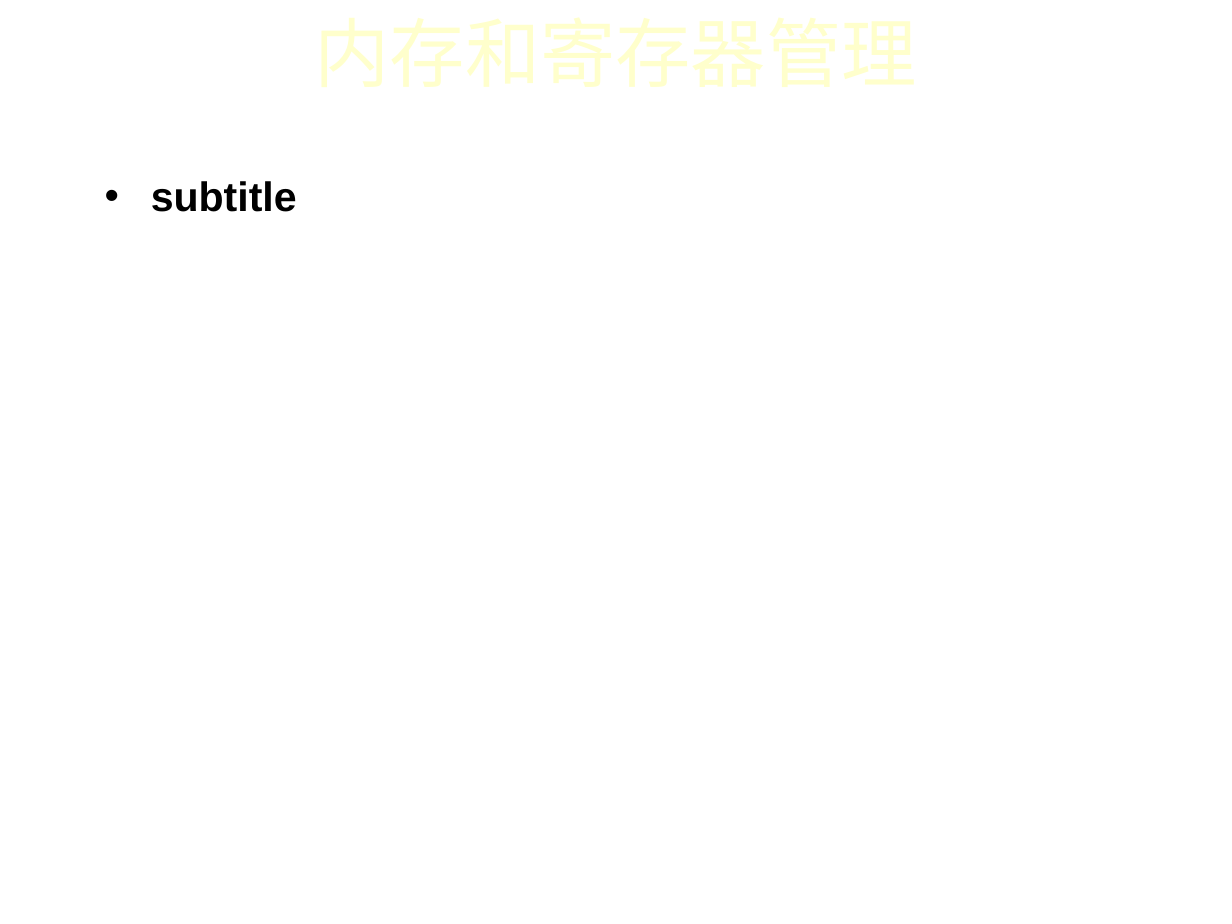
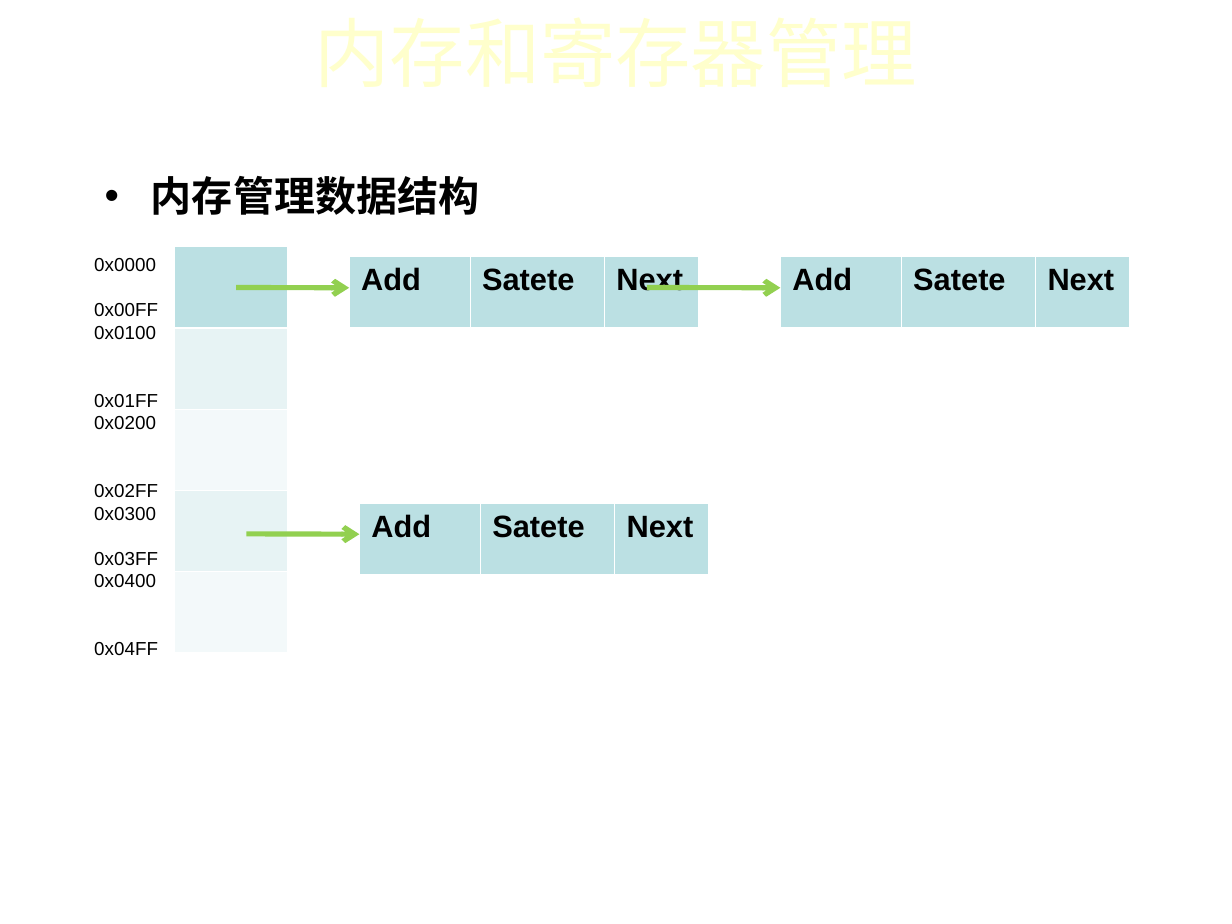
Before and after one commit to iidx/devilheart, a slide deck: slide 8 of doc/MS-Word.ppt. Drawn at 1232x924 pixels with LibreOffice and Linux fonts; fonts in the diff are those of the drawing; background and template pictures are left out. Boxes give left, top, right and bottom in pixels: in the first picture for what was removed or moved away, otherwise in the second. Text is boxed around its words. In the diff, an @@ line names an element or a change of style, - is before the commit and + after.

```diff
--- a/doc/MS-Word.ppt
+++ b/doc/MS-Word.ppt
@@ text at [151, 176, 480, 215]: text changed @@
-• subtitle
+• 内存管理数据结构
@@ text added at [94, 258, 158, 655], 11 pt, text #000000 @@
+0x0000
+0x00FF
+0x0100
+0x01FF
+0x0200
+0x02FF
+0x0300
+0x03FF
+0x0400
+0x04FF
@@ table added at [175, 246, 288, 653], 5 rows, 1 columns @@
+
+
+
+
+
@@ table added at [349, 256, 697, 328], 1 rows, 3 columns @@
+Add | Satete | Next
@@ table added at [780, 256, 1129, 328], 1 rows, 3 columns @@
+Add | Satete | Next
@@ arrow added from (237, 287) to (349, 288), #92D050 3 pt @@
@@ arrow added from (647, 287) to (780, 288), #92D050 3 pt @@
@@ table added at [360, 503, 708, 574], 1 rows, 3 columns @@
+Add | Satete | Next
@@ arrow added from (246, 533) to (360, 535), #92D050 3 pt @@
```
Also in this commit, not shown: 5 other slides changed, 2 slides removed.
